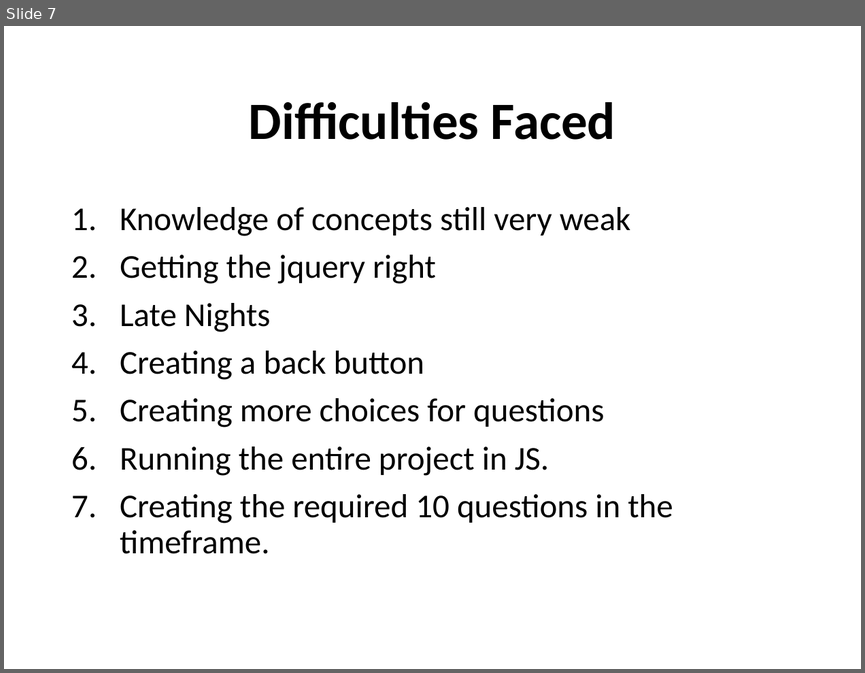
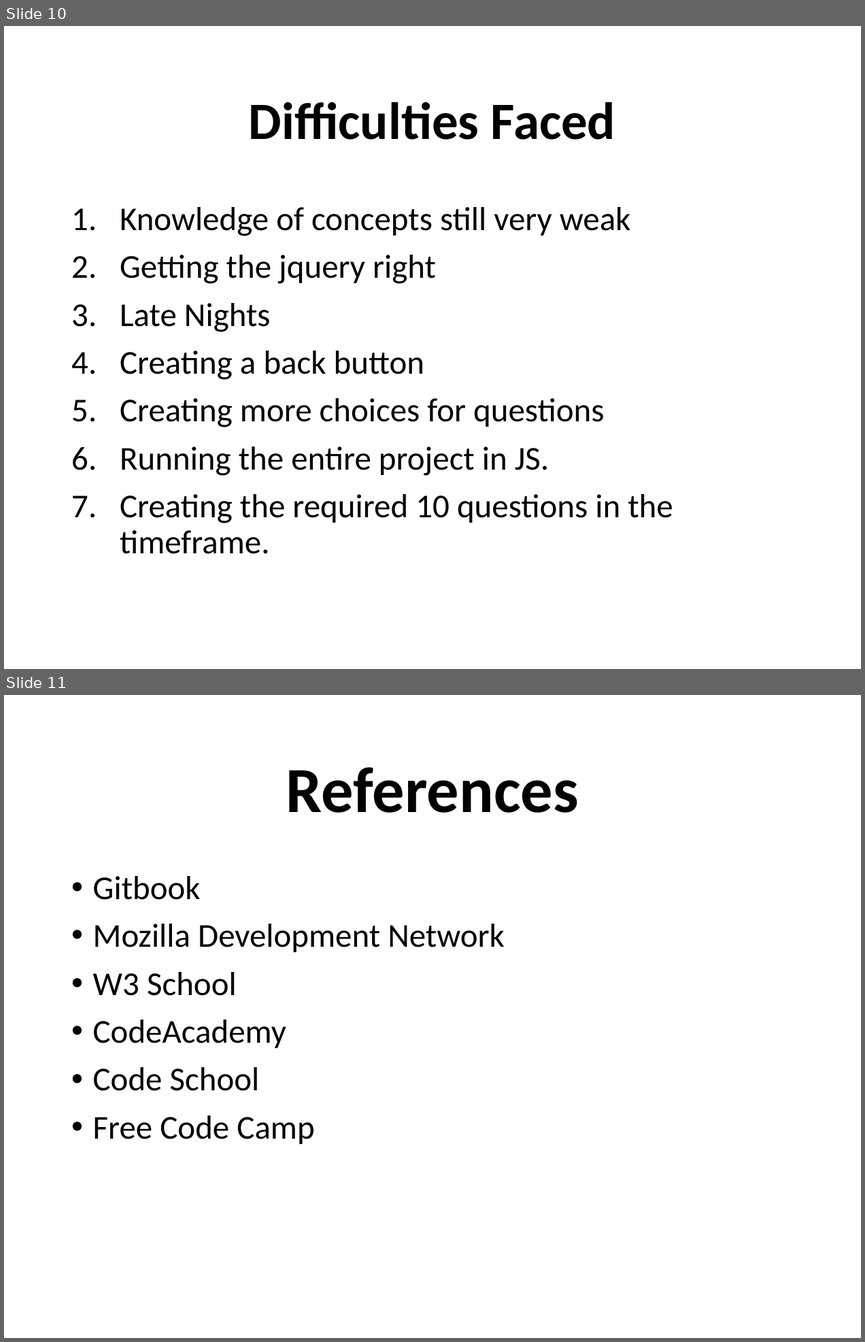
Before and after one commit to shamim1987/projectOne, a slide deck: quiz/presentation/Project One.pptx. Shown one above the other, each under a label of ours: slide 7 before the commit, slides 10 and 11 after it. The pictures are 865x673 and 865x1342 pixels, drawn with LibreOffice and Linux fonts; fonts in the diff are those of the drawing. Boxes give left, top, right and bottom in pixels: in the first picture for what was removed or moved away, otherwise in the second. Text is boxed around its words. In the diff, an @@ line names an element or a change of style, - is before the commit and + after.

```diff
--- a/quiz/presentation/Project One.pptx
+++ b/quiz/presentation/Project One.pptx
@@ slide 11 added at bbox=[4, 695, 861, 1338], background #FFFFFF @@
@@ title added at bbox=[286, 767, 579, 813], 54 pt, text #000000, bold @@
+References
@@ text added at bbox=[93, 876, 504, 1144], 28 pt, text #000000 @@
+• Gitbook
+• Mozilla Development Network
+• W3 School
+• CodeAcademy
+• Code School
+• Free Code Camp
@@ what was slide 7 is now slide 10 @@
```
Also in this commit, not shown: 5 slides changed, 6 other slides added, 1 slide removed, 1 other file.
